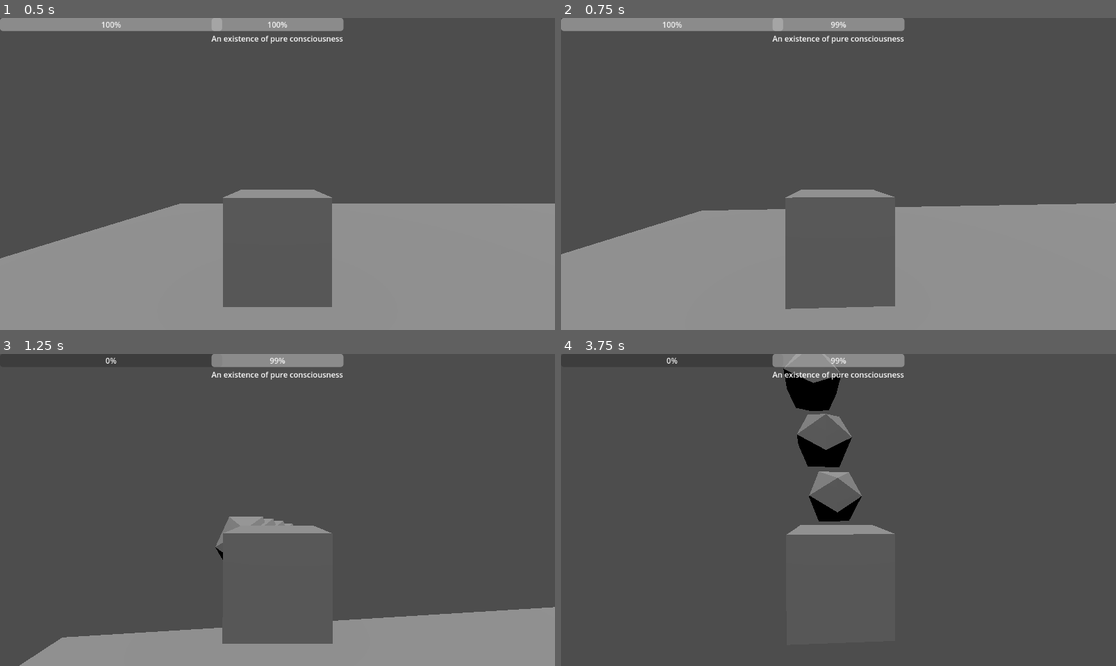
Above: before the commit, frames 1-4 (two rows, left to right).
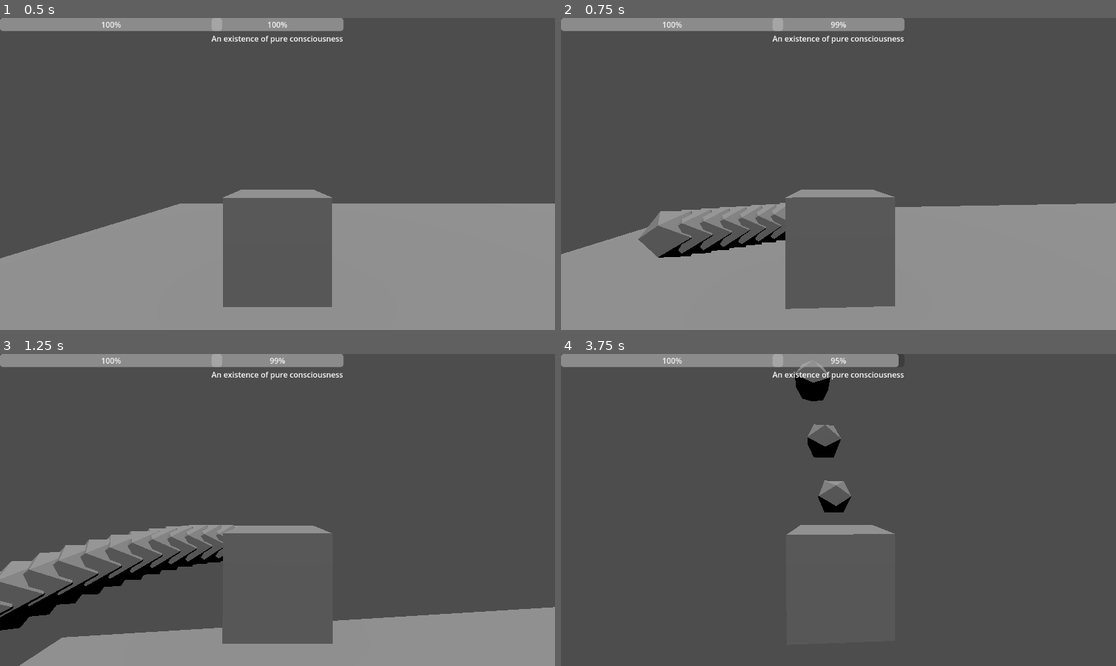
Above: after the commit, the same moments.

Repository: RavenRandomz/cube-extentialis-bossfight
Game: Godot game, scene res://testworld.tscn
Same seed, same stepped clock (60 frames per second), same inputs: the game is played once before the commit and once after it.
Inputs (mouse positions are in pixels of both pictures, inside the frame that each line leads up to):
- Up to frame 1 (0.5 s): no input
- Up to frame 2 (0.75 s): tap Enter at 0.5 s; move the mouse to (866, 174) at 0.52 s; press the mouse at (866, 174) at 0.53 s; hold W (player_forward) from 0.53 s (still down)
- Up to frame 3 (1.25 s): keep holding W (player_forward); tap Space (player_jump) at 0.77 s
- Up to frame 4 (3.75 s): keep holding W (player_forward); move the mouse to (810, 510) at 1.27 s; release the mouse at (810, 510) at 1.28 s; tap Shift at 1.35 s; tap Space (player_jump) at 1.52, 2.75, 3.02 s; move the mouse to (849, 503) at 2.02 s; tap Alt at 2.1 s; move the mouse to (832, 516) at 2.77 s; tap Ctrl at 2.85 s; click (832, 516) at 2.92 s; tap Enter at 3.5 s; move the mouse to (877, 513) at 3.52 s; press the mouse at (877, 513) at 3.53 s

Frame 1 is identical in both runs. In frame 2, 2.5% of the frame differs, in the area x 13-41%, y 59-77%; in frame 3, 5.9%, in the area x 0-53%, y 0-89%; in frame 4, 3.8%.

Commit message:
Shink bullet scene again so it doesn't touch the floor and autoahiliate

Diff:
--- a/projectile/basic_bullet.tscn
+++ b/projectile/basic_bullet.tscn
@@ -4,7 +4,7 @@
 [ext_resource type="ArrayMesh" uid="uid://chdbs6xw243tl" path="res://models/icosahedron.obj" id="1_kxibe"]
 
 [sub_resource type="SphereShape3D" id="SphereShape3D_rrhl0"]
-radius = 0.565
+radius = 0.3
 
 [node name="BasicBullet" type="RigidBody3D"]
 collision_layer = 2
@@ -12,7 +12,7 @@
 script = ExtResource("1_0trdb")
 
 [node name="MeshInstance3D" type="MeshInstance3D" parent="."]
-transform = Transform3D(0.505, 0, 0, 0, 0.505, 0, 0, 0, 0.505, 0, 0, 0)
+transform = Transform3D(0.32, 0, 0, 0, 0.32, 0, 0, 0, 0.32, 0, 0, 0)
 mesh = ExtResource("1_kxibe")
 
 [node name="CollisionShape3D" type="CollisionShape3D" parent="."]
